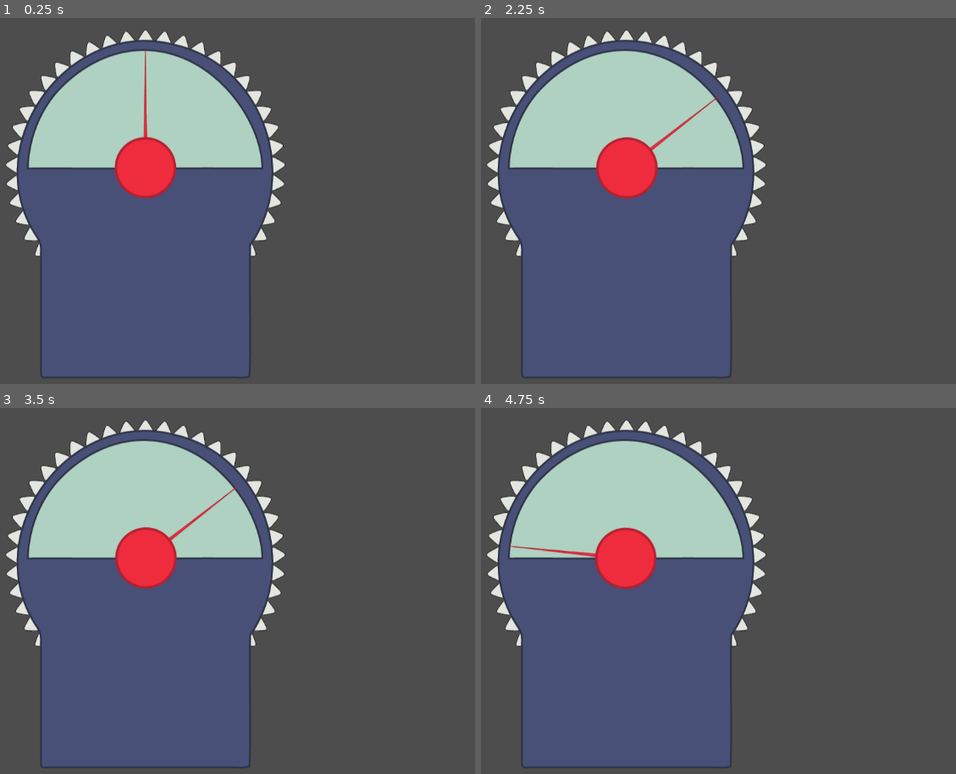
Above: before the commit, frames 1-4 (two rows, left to right).
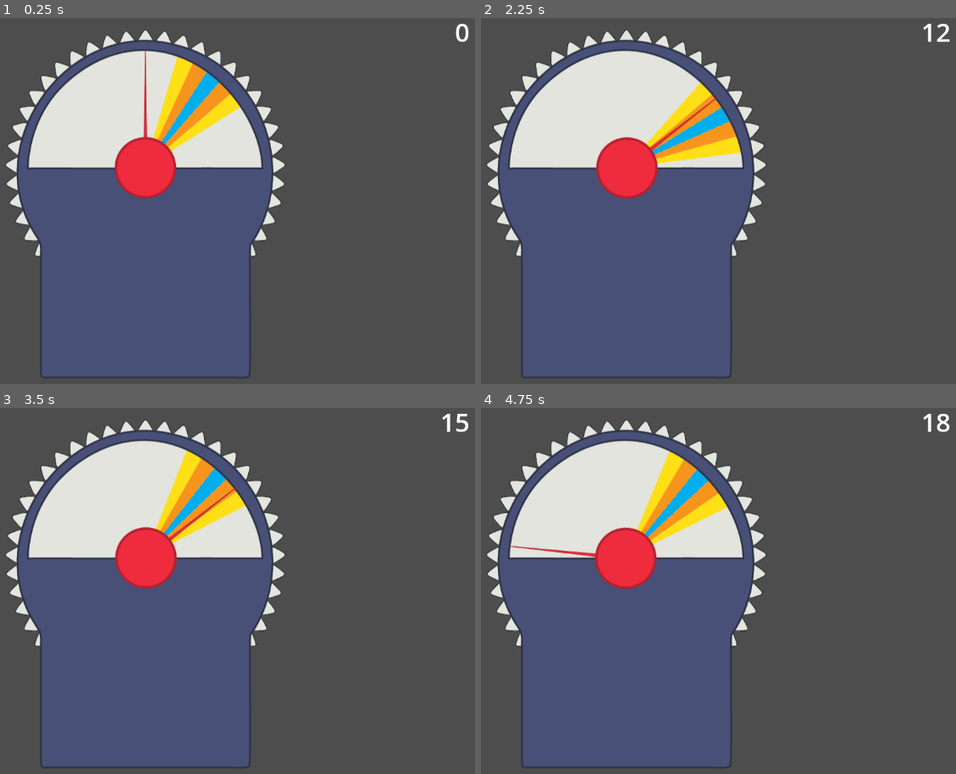
Above: after the commit, the same moments.

Repository: EshanDoes/wavelength--digital-version-
Game: Godot game, scene res://main.tscn
Same seed, same stepped clock (60 frames per second), same inputs: the game is played once before the commit and once after it.
Inputs (mouse positions are in pixels of both pictures, inside the frame that each line leads up to):
- Up to frame 1 (0.25 s): no input
- Up to frame 2 (2.25 s): tap Enter at 0.5, 2 s; move the mouse to (770, 186) at 0.52 s; press the mouse at (770, 186) at 0.53 s; hold Right 0.53-1.28 s; tap Space at 1.25 s; move the mouse to (485, 222) at 1.27 s; release the mouse at (485, 222) at 1.28 s; hold Down 1.28-2.03 s; click (485, 222) at 1.35 s; move the mouse to (690, 120) at 2.02 s; press the mouse at (690, 120) at 2.03 s; hold Right from 2.03 s (still down); tap Alt at 2.1 s
- Up to frame 3 (3.5 s): tap Space at 2.75 s; move the mouse to (104, 667) at 2.77 s; release Right at 2.78 s; release the mouse at (104, 667) at 2.78 s; hold Up from 2.78 s (still down); tap Shift at 2.85 s; click (104, 667) at 3.05 s
- Up to frame 4 (4.75 s): tap Enter at 3.5 s; move the mouse to (823, 649) at 3.52 s; release Up at 3.53 s; press the mouse at (823, 649) at 3.53 s; hold Left from 3.53 s (still down); tap Space at 4.25 s; move the mouse to (outside the picture) at 4.27 s; release the mouse at (outside the picture) at 4.28 s; click (outside the picture) at 4.35 s

The runs differ from the first frame. In frame 1, 11% of the frame differs, in the area x 6-99%, y 1-41%; in frame 2, 11%; in frame 3, 11%; in frame 4, 11%.

Commit message:
Hourly Commit 3 (Day 2)
Added the ability to gain points from clicking the target, next goal is to make the cover hide the target and show it when the mouse clicks

Diff:
--- a/main.tscn
+++ b/main.tscn
@@ -9,6 +9,9 @@
 
 [sub_resource type="RectangleShape2D" id="RectangleShape2D_1bvp3"]
 size = Vector2(0.5, 13)
+
+[sub_resource type="LabelSettings" id="LabelSettings_7mycd"]
+font_size = 44
 
 [node name="Main" type="Node2D"]
 
@@ -24,13 +27,19 @@
 texture = ExtResource("1_0xm2m")
 offset = Vector2(0, -100)
 
-[node name="4 Point Collision" type="CollisionPolygon2D" parent="Target"]
+[node name="4point" type="Area2D" parent="Target"]
+
+[node name="4 Point Collision" type="CollisionPolygon2D" parent="Target/4point"]
 polygon = PackedVector2Array(-14, -201, 14, -201, 1, 1)
 
-[node name="3 Point Collision" type="CollisionPolygon2D" parent="Target"]
+[node name="3point" type="Area2D" parent="Target"]
+
+[node name="3 Point Collision" type="CollisionPolygon2D" parent="Target/3point"]
 polygon = PackedVector2Array(-42, -197, -14, -200, 14, -201, 43, -196, 1, 1)
 
-[node name="2 Point Collision" type="CollisionPolygon2D" parent="Target"]
+[node name="2point" type="Area2D" parent="Target"]
+
+[node name="2 Point Collision" type="CollisionPolygon2D" parent="Target/2point"]
 polygon = PackedVector2Array(-42, -197, -14, -200, 14, -201, 43, -196, 71, -188, 1, 1, -71, -188)
 
 [node name="Board Cover" type="StaticBody2D" parent="."]
@@ -55,6 +64,26 @@
 texture = ExtResource("4_1bvp3")
 offset = Vector2(0, -75)
 
-[node name="CollisionShape2D" type="CollisionShape2D" parent="Selector"]
-position = Vector2(0, -190)
+[node name="collision" type="Area2D" parent="Selector"]
+position = Vector2(-1, -2)
+monitoring = false
+
+[node name="Hitbox" type="CollisionShape2D" parent="Selector/collision"]
+position = Vector2(1, -188)
 shape = SubResource("RectangleShape2D_1bvp3")
+
+[node name="Points Counter" type="Label" parent="."]
+offset_left = 932.0
+offset_right = 1137.0
+offset_bottom = 61.0
+text = "0"
+label_settings = SubResource("LabelSettings_7mycd")
+horizontal_alignment = 2
+justification_flags = 162
+
+[connection signal="area_entered" from="Target/4point" to="Selector" method="four_entered"]
+[connection signal="area_exited" from="Target/4point" to="Selector" method="four_exited"]
+[connection signal="area_entered" from="Target/3point" to="Selector" method="three_entered"]
+[connection signal="area_exited" from="Target/3point" to="Selector" method="three_exited"]
+[connection signal="area_entered" from="Target/2point" to="Selector" method="two_entered"]
+[connection signal="area_exited" from="Target/2point" to="Selector" method="two_exited"]
--- a/project.godot
+++ b/project.godot
@@ -19,6 +19,14 @@
 
 enabled=PackedStringArray("res://addons/godot_super-wakatime/plugin.cfg")
 
+[input]
+
+click={
+"deadzone": 0.2,
+"events": [Object(InputEventMouseButton,"resource_local_to_scene":false,"resource_name":"","device":-1,"window_id":0,"alt_pressed":false,"shift_pressed":false,"ctrl_pressed":false,"meta_pressed":false,"button_mask":1,"position":Vector2(36, 17),"global_position":Vector2(45, 65),"factor":1.0,"button_index":1,"canceled":false,"pressed":true,"double_click":true,"script":null)
+]
+}
+
 [rendering]
 
 renderer/rendering_method="gl_compatibility"
--- a/scripts/coveranimation.gd
+++ b/scripts/coveranimation.gd
@@ -1,8 +1,9 @@
 extends StaticBody2D
 
-func _ready():
-	CoverOpen(60)
+#func _ready():
+#	CoverOpen(60)
 
+# Cover opening animation (currently unused due to not working, will fix later)
 func CoverOpen(animationTime):
 	for i in animationTime:
 		self.rotation_degrees = ease(i/animationTime, 0.3) * 180
--- a/scripts/selector.gd
+++ b/scripts/selector.gd
@@ -1,10 +1,49 @@
 extends CharacterBody2D
 
 var direction = 0
-# Direction facing code taken from https://docs.godotengine.org/en/stable/tutorials/2d/2d_movement.html
+
+var pointsadded = 0
+var totalpoints = 0
+
+# Direction facing code, taken abd modified from https://docs.godotengine.org/en/stable/tutorials/2d/2d_movement.html
 func _process(delta):
 	direction = rad_to_deg(get_global_mouse_position().angle_to_point(position)) - 90
 
 	if(not(direction > 90 or direction < -90)):
 		rotation_degrees = direction
-	print(direction)
+
+# Detect click and process where it is
+func _input(event):
+	if event.is_action_pressed("click"):
+		totalpoints += pointsadded
+		$"/root/Main/Points Counter".text = str(totalpoints)
+
+# Detect collision (slightly unoptimized)
+func four_entered(area: Area2D) -> void:
+	pointsadded = 4
+
+	print("Four point entered.")
+func four_exited(area: Area2D) -> void:
+	if pointsadded == 4:
+		pointsadded = 3
+
+	print("Four point exited.")
+func three_entered(area: Area2D) -> void:
+	if pointsadded == 2:
+		pointsadded = 3
+
+	print("Three point entered.")
+func three_exited(area: Area2D) -> void:
+	if pointsadded >= 3:
+		pointsadded = 2
+
+	print("Three point exited.")
+func two_entered(area: Area2D) -> void:
+	if pointsadded == 0:
+		pointsadded = 2
+
+	print("Two point entered.")
+func two_exited(area: Area2D) -> void:
+	pointsadded = 0
+
+	print("Two point exited.")
--- a/scripts/targetrandomizer.gd
+++ b/scripts/targetrandomizer.gd
@@ -6,6 +6,10 @@
 func _ready():
 	randomTargetPosition()
 
+func _input(event):
+	if event.is_action_pressed("click"):
+		randomTargetPosition()
+
 # Used to generate a random position and place the target in that position
 func randomTargetPosition():
 	self.rotation_degrees = random.randi_range(-70, 70)
Not shown: 1 places in main.tscn that only renumber resources
